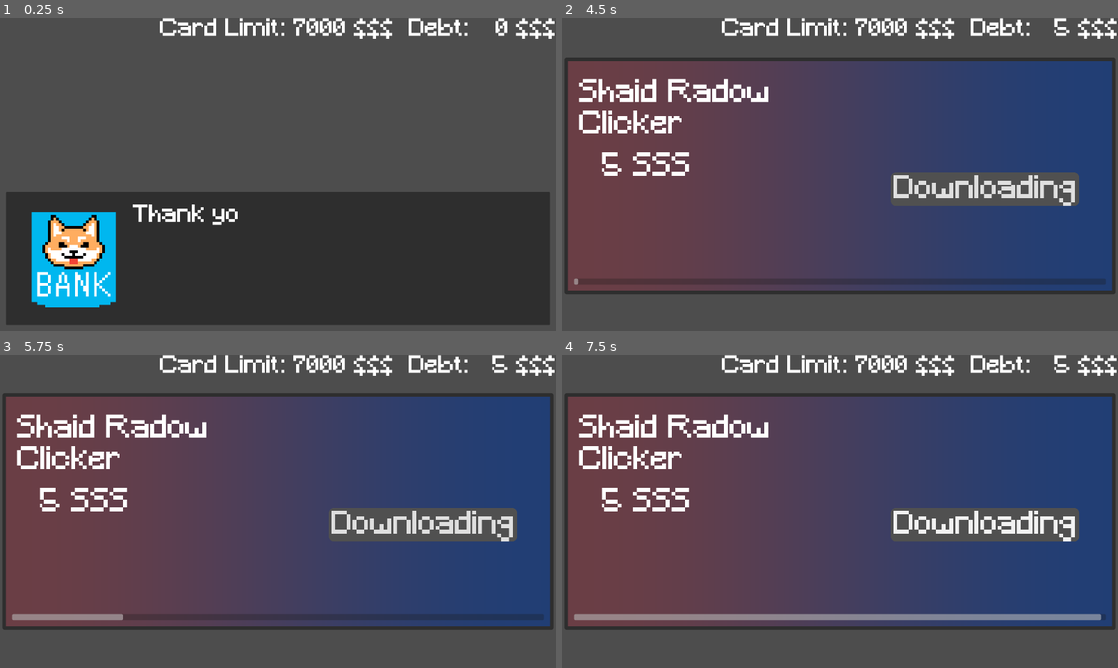
Above: before the commit, frames 1-4 (two rows, left to right).
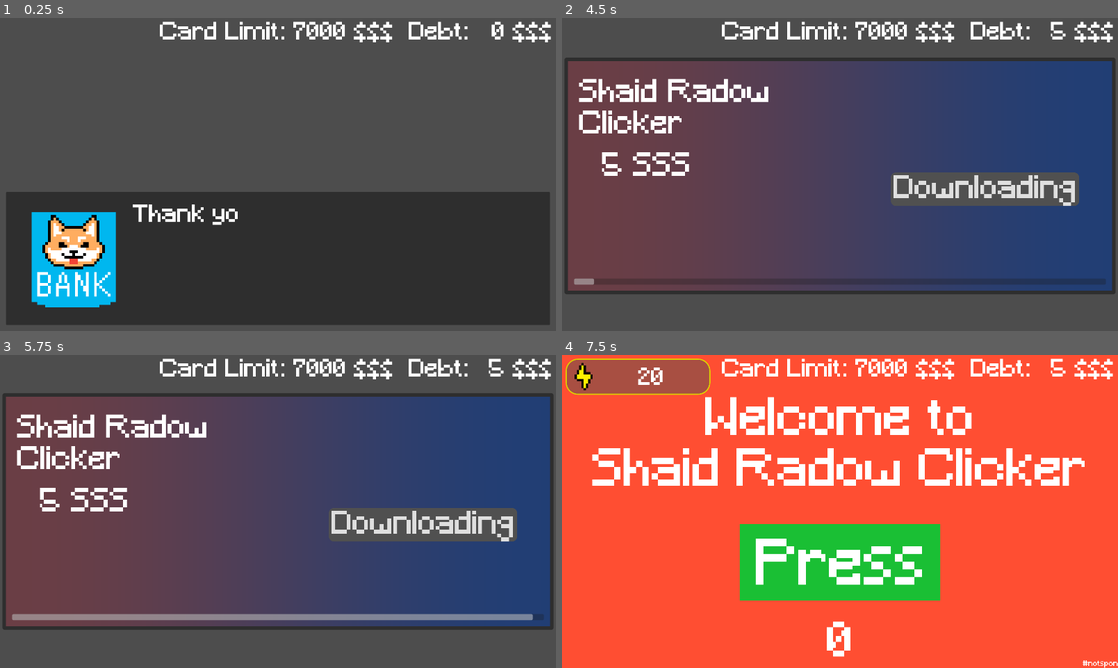
Above: after the commit, the same moments.

Repository: Heinrich-XIAO/average-mobile-game
Game: Godot game, scene res://scenes/Root.tscn
The game is run twice, just before and just after one commit, with the same random seed, the same clock (stepped at 60 frames per second) and the same inputs.
Inputs (mouse positions are in pixels of both pictures, inside the frame that each line leads up to):
- Up to frame 1 (0.25 s): no input
- Up to frame 2 (4.5 s): tap Enter at 0.5, 0.6, 2.1, 2.75, 4.35 s; move the mouse to (962, 158) at 0.52 s; click (962, 158) at 0.67 s; tap Space at 1.25 s; move the mouse to (728, 190) at 1.27 s; tap F at 1.35, 2.85 s; click (728, 190) at 1.42 s; move the mouse to (895, 105) at 2.02 s; click (895, 105) at 2.17 s; move the mouse to (812, 237) at 2.77 s; click (812, 237) at 2.92 s; click "Buy Game" at 3.5 s; move the mouse to (1006, 221) at 4.27 s; click (1006, 221) at 4.42 s
- Up to frame 3 (5.75 s): move the mouse to (111, 464) at 5.02 s; tap F at 5.1 s; click (111, 464) at 5.17 s
- Up to frame 4 (7.5 s): move the mouse to (867, 511) at 5.77 s; tap Enter at 5.85 s; click (867, 511) at 5.92 s; move the mouse to (756, 433) at 6.52 s; tap F at 6.6 s; click (756, 433) at 6.67 s; click (984, 527) at 7.25 s, where only the run after the commit has a clickable "Open"

The runs differ from the first frame. In frame 1, 2.1% of the frame differs, in the area x 28-100%, y 0-8%; in frame 2, 2.2%; in frame 3, 3.6%; in frame 4, 99%, in the area x 0-100%, y 0-100%.

Commit message:
nother ship

Diff:
--- a/Globals.gd
+++ b/Globals.gd
@@ -6,9 +6,15 @@
 signal bought_game()
 var bought_game_state: bool = false : set = set_bought_game_state
 
+signal send_dialog_signal(dialog, pfp)
+
+
 func set_debt(value):
 	debt = value
 	emit_signal("debt_changed", value)
+
+func send_dialog(dialog, pfp):
+	emit_signal("send_dialog_signal", dialog, pfp)
 
 func set_bought_game_state(value):
 	bought_game_state = value
--- a/scenes/Dialog.tscn
+++ b/scenes/Dialog.tscn
@@ -1,20 +1,15 @@
-[gd_scene load_steps=3 format=3 uid="uid://dnnka5th1gldj"]
+[gd_scene load_steps=4 format=3 uid="uid://dnnka5th1gldj"]
 
 [ext_resource type="LabelSettings" uid="uid://dk2wkwyjhrjcg" path="res://font.tres" id="2_eoslh"]
 [ext_resource type="Script" uid="uid://ckjiwi3qsva5j" path="res://scripts/dialog.gd" id="2_nfiha"]
+[ext_resource type="AudioStream" uid="uid://cppqte5pcu1xx" path="res://assets/typing.mp3" id="3_eoslh"]
 
-[node name="Dialog" type="Control"]
-layout_mode = 3
-anchors_preset = 15
-anchor_right = 1.0
-anchor_bottom = 1.0
-grow_horizontal = 2
-grow_vertical = 2
+[node name="Dialog" type="CanvasLayer"]
+layer = 10
 script = ExtResource("2_nfiha")
 
 [node name="PanelContainer" type="PanelContainer" parent="."]
 custom_minimum_size = Vector2(0, 500)
-layout_mode = 1
 anchors_preset = -1
 anchor_top = 1.0
 anchor_right = 1.0
@@ -46,3 +41,9 @@
 size_flags_vertical = 0
 label_settings = ExtResource("2_eoslh")
 autowrap_mode = 2
+
+[node name="TypingSFX" type="AudioStreamPlayer" parent="."]
+stream = ExtResource("3_eoslh")
+volume_db = 8.0
+pitch_scale = 2.58
+parameters/looping = true
--- a/scenes/Game.tscn
+++ b/scenes/Game.tscn
@@ -1,10 +1,11 @@
-[gd_scene load_steps=8 format=3 uid="uid://c6e85mo505ud1"]
+[gd_scene load_steps=13 format=3 uid="uid://c6e85mo505ud1"]
 
 [ext_resource type="FontFile" uid="uid://c42lwm6ec4n06" path="res://Minecraft.ttf" id="1_ibkli"]
 [ext_resource type="Script" uid="uid://cllhm2ckcrbdb" path="res://scenes/game.gd" id="1_s0nni"]
 [ext_resource type="StyleBox" uid="uid://cons8p27lgekx" path="res://start.tres" id="2_qbsmt"]
 [ext_resource type="AudioStream" uid="uid://cfyvi4elmnnqw" path="res://assets/bgmusic.mp3" id="3_cpr0p"]
 [ext_resource type="AudioStream" uid="uid://cmccnl5c7xouu" path="res://assets/Woosh.mp3" id="4_aug50"]
+[ext_resource type="Texture2D" uid="uid://d1if1hm2tbcxw" path="res://images/energy.png" id="6_aug50"]
 
 [sub_resource type="StyleBoxFlat" id="StyleBoxFlat_qbsmt"]
 bg_color = Color(1, 0.303947, 0.197165, 1)
@@ -12,6 +13,30 @@
 [sub_resource type="LabelSettings" id="LabelSettings_qbsmt"]
 font = ExtResource("1_ibkli")
 font_size = 208
+
+[sub_resource type="LabelSettings" id="LabelSettings_s0nni"]
+font = ExtResource("1_ibkli")
+font_size = 32
+
+[sub_resource type="LabelSettings" id="LabelSettings_aug50"]
+font = ExtResource("1_ibkli")
+font_size = 192
+
+[sub_resource type="StyleBoxFlat" id="StyleBoxFlat_kiw3p"]
+bg_color = Color(0.31802, 0.31802, 0.31802, 0.501961)
+border_width_left = 5
+border_width_top = 5
+border_width_right = 5
+border_width_bottom = 5
+border_color = Color(0.874797, 0.819601, 0, 1)
+corner_radius_top_left = 50
+corner_radius_top_right = 50
+corner_radius_bottom_right = 50
+corner_radius_bottom_left = 50
+
+[sub_resource type="LabelSettings" id="LabelSettings_kiw3p"]
+font = ExtResource("1_ibkli")
+font_size = 96
 
 [node name="Game" type="Control"]
 layout_mode = 3
@@ -35,8 +60,8 @@
 layout_mode = 1
 anchors_preset = 10
 anchor_right = 1.0
-offset_top = 150.0
-offset_bottom = 569.0
+offset_top = 175.0
+offset_bottom = 594.0
 grow_horizontal = 2
 text = "Welcome to
 Shaid Radow Clicker"
@@ -44,7 +69,7 @@
 horizontal_alignment = 1
 autowrap_mode = 2
 
-[node name="Start" type="Button" parent="."]
+[node name="Click" type="Button" parent="."]
 layout_mode = 1
 anchors_preset = 8
 anchor_left = 0.5
@@ -65,7 +90,7 @@
 theme_override_styles/hover = ExtResource("2_qbsmt")
 theme_override_styles/pressed = ExtResource("2_qbsmt")
 theme_override_styles/normal = ExtResource("2_qbsmt")
-text = "Start"
+text = "Press"
 
 [node name="Whoosh" type="AudioStreamPlayer2D" parent="."]
 stream = ExtResource("4_aug50")
@@ -74,3 +99,72 @@
 [node name="Background" type="AudioStreamPlayer2D" parent="."]
 stream = ExtResource("3_cpr0p")
 parameters/looping = true
+
+[node name="NOTSPON" type="Label" parent="."]
+layout_mode = 1
+anchors_preset = 3
+anchor_left = 1.0
+anchor_top = 1.0
+anchor_right = 1.0
+anchor_bottom = 1.0
+offset_left = -75.0
+offset_top = -23.0
+grow_horizontal = 0
+grow_vertical = 0
+text = "#notspon"
+label_settings = SubResource("LabelSettings_s0nni")
+
+[node name="Counter" type="Label" parent="."]
+layout_mode = 1
+anchors_preset = 7
+anchor_left = 0.5
+anchor_top = 1.0
+anchor_right = 0.5
+anchor_bottom = 1.0
+offset_left = -20.0
+offset_top = -23.0
+offset_right = 20.0
+grow_horizontal = 2
+grow_vertical = 0
+text = "0"
+label_settings = SubResource("LabelSettings_aug50")
+
+[node name="EnergyBackground" type="Panel" parent="."]
+custom_minimum_size = Vector2(600, 0)
+layout_mode = 1
+offset_left = 15.0
+offset_top = 15.0
+offset_right = 615.0
+offset_bottom = 165.0
+theme_override_styles/panel = SubResource("StyleBoxFlat_kiw3p")
+
+[node name="HBoxContainer" type="HBoxContainer" parent="."]
+custom_minimum_size = Vector2(600, 0)
+layout_mode = 1
+offset_left = 15.0
+offset_top = 15.0
+offset_right = 615.0
+offset_bottom = 165.0
+
+[node name="AspectRatioContainer" type="AspectRatioContainer" parent="HBoxContainer"]
+layout_mode = 2
+
+[node name="TextureRect" type="TextureRect" parent="HBoxContainer/AspectRatioContainer"]
+custom_minimum_size = Vector2(150, 150)
+layout_mode = 2
+texture = ExtResource("6_aug50")
+
+[node name="MarginContainer" type="MarginContainer" parent="HBoxContainer"]
+layout_mode = 2
+theme_override_constants/margin_left = 0
+theme_override_constants/margin_top = 25
+theme_override_constants/margin_right = 25
+theme_override_constants/margin_bottom = 5
+
+[node name="Energy" type="Label" parent="HBoxContainer/MarginContainer"]
+custom_minimum_size = Vector2(400, 0)
+layout_mode = 2
+text = "5"
+label_settings = SubResource("LabelSettings_kiw3p")
+horizontal_alignment = 1
+vertical_alignment = 2
--- a/scenes/Root.tscn
+++ b/scenes/Root.tscn
@@ -16,15 +16,32 @@
 grow_vertical = 2
 script = ExtResource("1_m7djw")
 
+[node name="AudioStreamPlayer" type="AudioStreamPlayer" parent="."]
+stream = ExtResource("5_ont70")
+
+[node name="Intro" parent="." instance=ExtResource("5_5npxh")]
+layout_mode = 1
+anchors_preset = -1
+anchor_top = 1.0
+anchor_bottom = 1.0
+offset_top = 0.0
+offset_bottom = 0.0
+grow_vertical = 1
+
+[node name="Game" parent="." instance=ExtResource("6_5npxh")]
+visible = false
+layout_mode = 1
+
 [node name="Dialog" parent="." instance=ExtResource("1_1bxvr")]
-layout_mode = 1
 
 [node name="HBoxContainer" type="HBoxContainer" parent="."]
 layout_mode = 1
-anchors_preset = 1
+anchors_preset = -1
 anchor_left = 1.0
 anchor_right = 1.0
 offset_left = -1641.0
+offset_top = 15.0
+offset_right = -15.0
 offset_bottom = 99.0
 grow_horizontal = 0
 
@@ -40,19 +57,3 @@
 text = "0 $$$"
 label_settings = ExtResource("3_t5xp5")
 horizontal_alignment = 2
-
-[node name="AudioStreamPlayer" type="AudioStreamPlayer" parent="."]
-stream = ExtResource("5_ont70")
-
-[node name="Intro" parent="." instance=ExtResource("5_5npxh")]
-layout_mode = 1
-anchors_preset = -1
-anchor_top = 1.0
-anchor_bottom = 1.0
-offset_top = 0.0
-offset_bottom = 0.0
-grow_vertical = 1
-
-[node name="Game" parent="." instance=ExtResource("6_5npxh")]
-visible = false
-layout_mode = 1
--- a/scenes/game.gd
+++ b/scenes/game.gd
@@ -1,4 +1,7 @@
 extends Control
+
+var count: int = 0 : set = set_count
+var energy: int = 20 : set = set_energy
 
 func woosh() -> void:
 	$Whoosh.play(0.07)
@@ -6,8 +9,25 @@
 func whoosh() -> void: # In case i spell it differently next time.
 	woosh()
 
+func set_count(value):
+	count = value
+	$Counter.text = str(count)
+
+func set_energy(value):
+	energy = value
+	$HBoxContainer/MarginContainer/Energy.text = str(value)
+	if energy == 0:
+		var image: CompressedTexture2D = load("res://images/trump.png")
+		Globals.send_dialog(["You ran out of energy! Buy more with SSS!", "This is all I have for now....... More is to come."], image)
+
 func _ready() -> void:
-	$Start.gui_input.connect(func (event):
+	$HBoxContainer/MarginContainer/Energy.text = str(energy)
+
+	$Click.gui_input.connect(func (event):
 		if event is InputEventMouseButton and event.pressed and event.button_index == MOUSE_BUTTON_LEFT:
+			if energy <= 0:
+				return
 			self.woosh()
+			count += 1
+			energy -= 1
 	)
--- a/scripts/dialog.gd
+++ b/scripts/dialog.gd
@@ -1,4 +1,4 @@
-extends Control
+extends CanvasLayer
 
 var dialog_image: TextureRect = null
 var dialog_label: Label = null
@@ -22,8 +22,10 @@
 	panel.hide()
 
 func send_dialog(text, pfp):
+	self.show()
 	dialog_image.texture = pfp
 	is_going_brrr = true
+	$TypingSFX.play()
 	var current_text: String = ""
 	for i in range(len(text)):
 		while current_text.ends_with("\u3000"):
@@ -38,10 +40,15 @@
 		await get_tree().create_timer(0.02).timeout
 		if not is_going_brrr:
 			dialog_label.text = text
+			$TypingSFX.stop()
 			break
 	is_going_brrr = false
+	$TypingSFX.stop()
 
-func send_multiple_dialogs(texts: Array, pfp, callback: Callable):
+
+func send_multiple_dialogs(texts: Array, pfp, callback: Callable = func (): pass):
+	panel.show()
+	print("adsf")
 	for i in range(len(texts)):
 		var text = texts[i]
 		if i < len(texts) - 1:
@@ -54,6 +61,8 @@
 	next_callback = callback
 
 func _ready():
+	Globals.connect("send_dialog_signal", self.send_multiple_dialogs)
+
 	dialog_image = $PanelContainer/MarginContainer/HBoxContainer/TextureRect
 	dialog_label = $PanelContainer/MarginContainer/HBoxContainer/Label
 	panel = $PanelContainer
--- a/scripts/phone.gd
+++ b/scripts/phone.gd
@@ -24,7 +24,7 @@
 			var tween = create_tween()
 			tween.set_ease(Tween.EASE_IN_OUT)
 			tween.set_trans(Tween.TRANS_EXPO)
-			tween.tween_property($Panel/ProgressBar, "value", 100, 5)
+			tween.tween_property($Panel/ProgressBar, "value", 100, 3)
 			await tween.finished
 			$Panel/Downloads.hide()
 			$Panel/ProgressBar.hide()
--- a/scripts/root.gd
+++ b/scripts/root.gd
@@ -13,6 +13,7 @@
 	Globals.connect("debt_changed", self._debt_changed)
 	Globals.connect("bought_game", self._game_starts)
 
+
 	var dialog = $Dialog
 	var image: CompressedTexture2D = load("res://images/shiba_bank.png")
 	await dialog.send_multiple_dialogs(["Thank you for opening your credit card with Shiba bank.",\
Not shown, added: assets/typing.mp3.import
Binary file added: images/energy.png
Not shown, added: images/energy.png.import
Not shown, added: assets/typing.mp3
